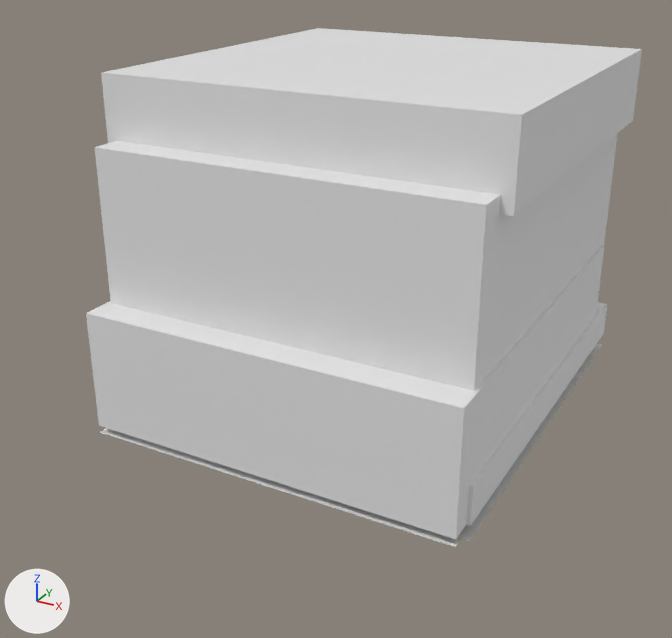
The OBJ model tools/armor_src/models/entity/ravenmantle/boots_leg_r.obj as it was, and as the next commit left it.
Camera for both pictures: a 50 mm camera at (0.211, -0.701, 0.386) aimed at (-0.137, -0.067, 0.069). Lighting does not change. The marker at lower left points along +X, +Y and +Z. The older version comes first. Where no turn or scale is listed for an object, it has been applied to the vertices.

Names of what the first picture shows: 'boots_leg_r'.
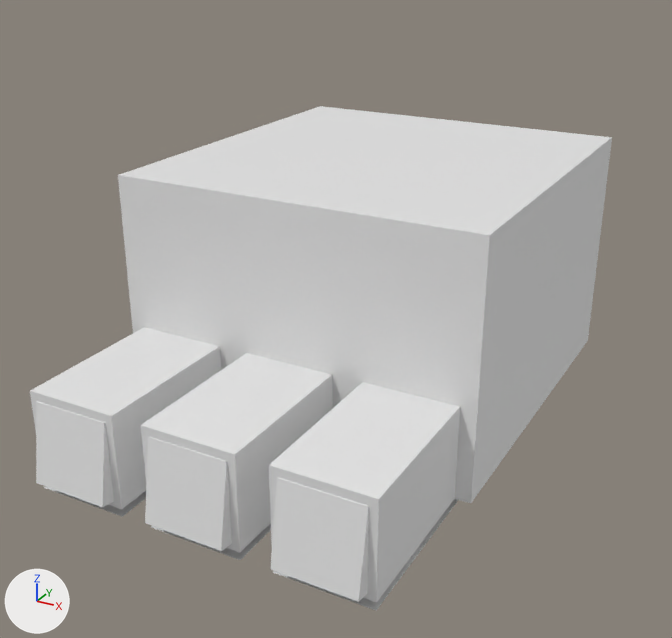
Pixel boxes [x1, y1, x2, y2] of what changed, in the pictures (672 x 638 px; the box of a moved part takes in the faces that stretch with it):
'boots_leg_r', reshaped: before [86, 28, 642, 547]; after [30, 106, 612, 611]
part 1 of me_boots_leg_r, added: after [118, 106, 612, 503]
part 2 of me_boots_leg_r, moved or reshaped: before [466, 303, 608, 526]; after [30, 327, 221, 509]
part 3 of me_boots_leg_r, moved or reshaped: before [86, 246, 604, 539]; after [141, 353, 332, 553]
part 4 of me_boots_leg_r, added: after [269, 382, 460, 603]
part 5 of me_boots_leg_r, deleted: before [101, 28, 642, 216]
part 6 of me_boots_leg_r, cut back: before [94, 133, 618, 547]; after [36, 401, 458, 611]

Edits to the bpy script that builds the scene:
```text
Change me_boots_leg_r:
    used by ob_boots_leg_r; location = (0.0, 0.0, 0.0)
    remove me_boots_leg_r.from_pydata(...)  # 40 vertices, 48 faces; spans x -0.284..0.041, y -0.213..0.169, z -0.013..0.275
    add me_boots_leg_r.from_pydata(...)  # 104 vertices, 132 faces; spans x -0.272..0.028, y -0.305..0.25, z -0.007..0.2
    me_boots_leg_r part 1: a new loose piece, a box spanning x -0.272..0.028, y -0.169..0.144, z 0.0..0.2
    me_boots_leg_r part 2: the loose piece of 8 vertices spanning x -0.281..0.038, y -0.194..0.169, z 0.0..0.031 is scaled about its middle by (0.235, 0.448, 2.4), then moved by (-0.1, -0.2, 0.022)
    me_boots_leg_r part 3: the loose piece of 8 vertices spanning x -0.278..0.034, y -0.213..0.138, z 0.0..0.1 is scaled about its middle by (0.24, 0.464, 0.75), then moved by (0.0, -0.175, -0.012)
    me_boots_leg_r part 4: the loose piece of 8 vertices spanning x -0.278..0.034, y -0.213..0.138, z 0.0..0.1 is copied, and the copy is scaled about its middle by (0.24, 0.464, 0.75), then moved by (0.1, -0.175, -0.012); it spans x -0.059..0.016, y -0.294..-0.131, z 0.0..0.075
    me_boots_leg_r part 5: the loose piece of 8 vertices spanning x -0.284..0.041, y -0.162..0.163, z 0.212..0.275 is deleted
    me_boots_leg_r part 6
    16 vertices are removed from x -0.281..0.038, y -0.213..0.169, z -0.013..0.225
    16 faces are deleted
    32 vertices are added at x -0.259..0.009, y -0.305..0.25, z -0.006..0.068
    24 new vertices lie (0.0, 0.08, -0.014) away from vertices in x -0.253..0.009, y -0.305..-0.225, z 0.007..0.068
    8 new vertices lie (0.075, 0.0, 0.0) away from vertices in x -0.259..-0.059, y -0.294..0.25, z -0.006
    80 new faces join them
    other edits to the shape of me_boots_leg_r do not show in these pictures
```
